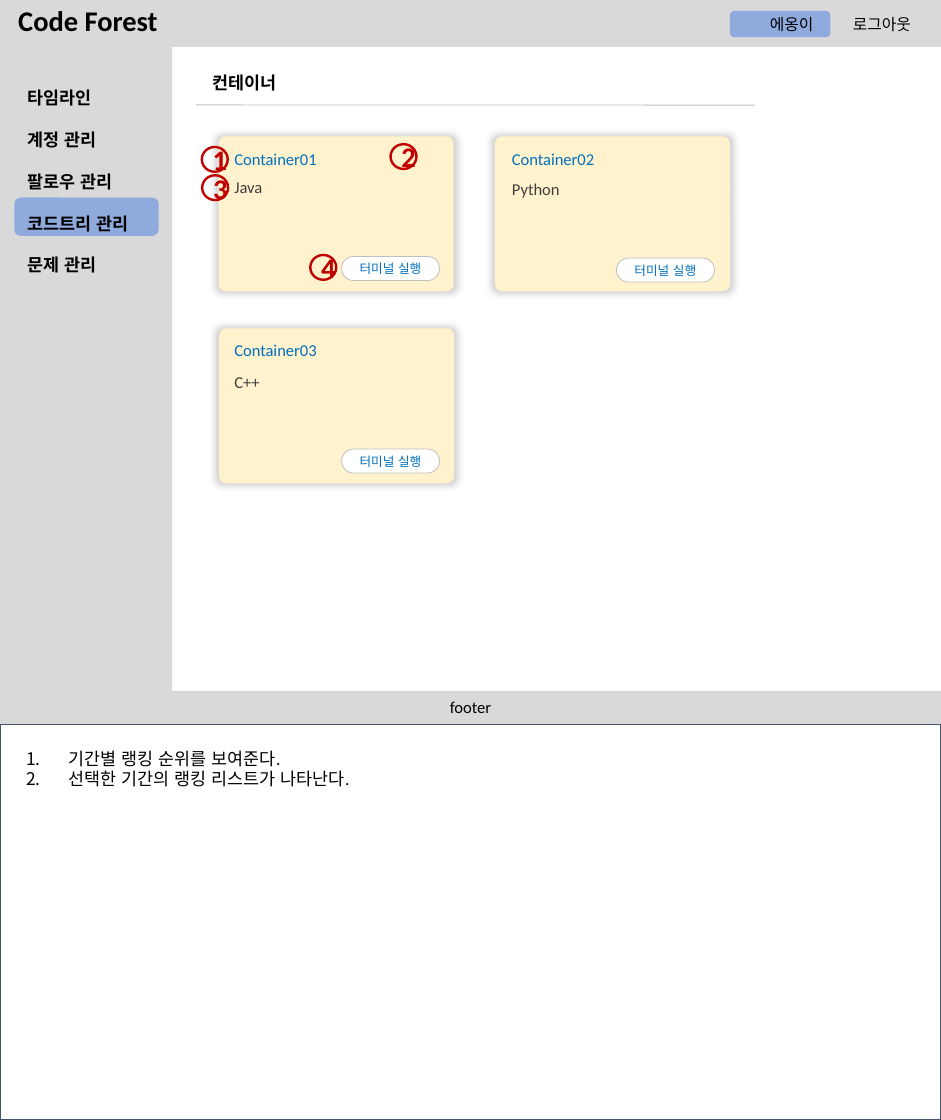
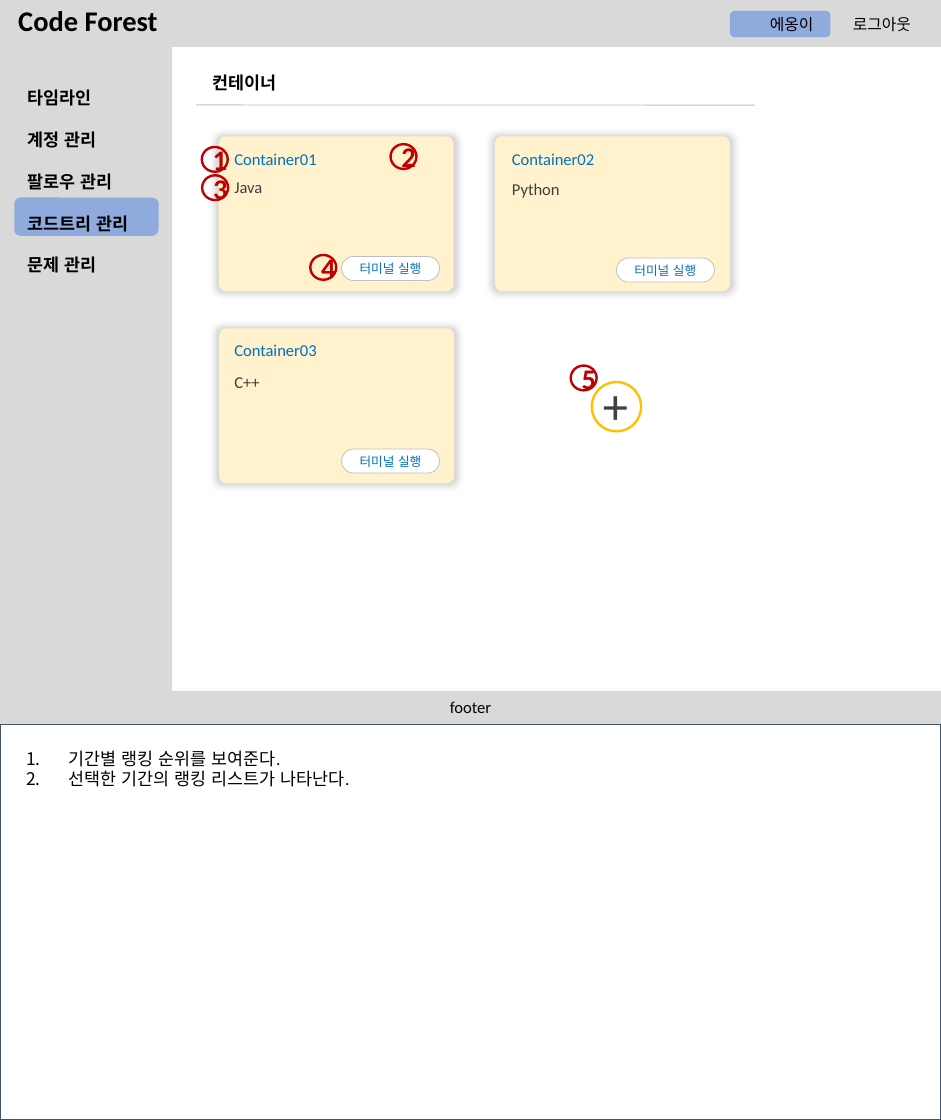
Before and after one commit to btcdd/document, a slide deck: slide 39 of 스토리보드.pptx (slide 29 before the commit). Drawn at 941x1120 pixels with LibreOffice and Linux fonts; fonts in the diff are those of the drawing; background and template pictures are left out. Boxes give left, top, right and bottom in pixels: in the first picture for what was removed or moved away, otherwise in the second. Text is boxed around its words. In the diff, an @@ line names an element or a change of style, - is before the commit and + after.

```diff
--- a/스토리보드.pptx
+++ b/스토리보드.pptx
@@ ellipse added at (x1=570, y1=365, x2=596, y2=390), outline #C00000 1.5 pt, 18 pt, text #C00000, bold @@
+5
@@ ellipse added at (x1=592, y1=382, x2=641, y2=431), outline #FFC000 1.5 pt @@
@@ text added at (x1=592, y1=369, x2=713, y2=441), 32 pt, text #404040 @@
++
```
Also in this commit, not shown: 6 other slides changed, 10 slides added.
